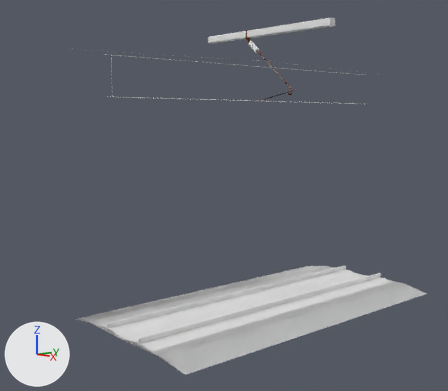
Before and after pictures for a commit that changed the Blender file Models/DKGantry/Common/PGA_DKGantry_Common5mZ.blend.
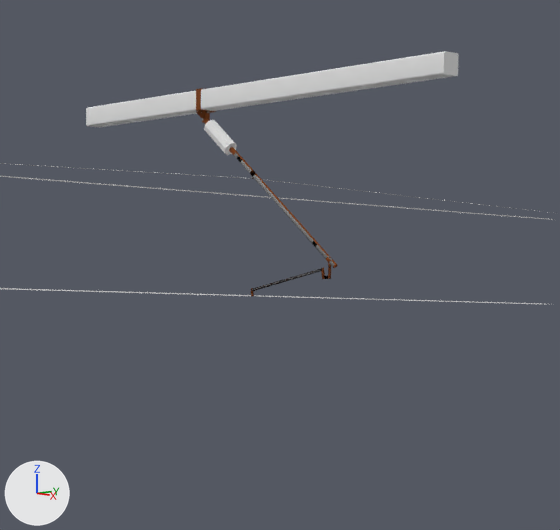
The first picture shows the older version from a camera (50 mm lens) standing at (13.24, -13.12, 5.64) and looking at (-0.72, -0.97, 3.4). The close-ups show both versions on the part from 40% to 83% of the width and 0% to 46% of the height of that picture; other places that the commit changed are outside them. The axes (+X, +Y, +Z) are drawn at lower left. The lights are the same throughout.

Names of what the first close-up shows: 'nr_db01~01', 'pga_dk_gantry_5m_ZR_cantilever.001', 'pga_dk_gantry_5m_ZR_cantilever_insulator.002', 'pga_dk_gantry_p1t6m_C_pole'.
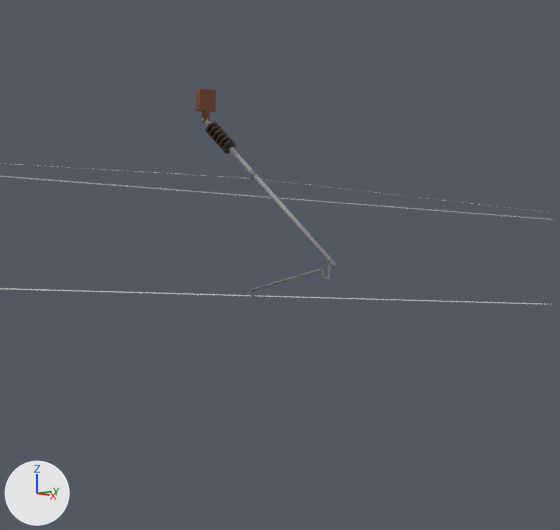
Where the newer file only moved an object's origin or applied its transform, the numbers keep the older frame.

What differs and where, as boxes (x1, y1, x2, y2) in the close-ups (560 x 530 px):
'pga_dk_gantry_p1t6m_C_pole', deleted: before (86, 51, 459, 127)
'pga_dk_gantry_5m_ZR_cantilever_insulator.002', deleted: before (204, 120, 237, 155)
'pga_dk_gantry_5m_ZR_cantilever.001', deleted: before (196, 111, 337, 268)

Diff of the bpy script that builds the scene:
```diff
--- a/Models/DKGantry/Common/PGA_DKGantry_Common5mZ.blend.py
+++ b/Models/DKGantry/Common/PGA_DKGantry_Common5mZ.blend.py
@@ ob_pga_dk_gantry_5m_zr_cantilever_001 @@
-ob_pga_dk_gantry_5m_zr_cantilever_001 = bpy.data.objects.new('pga_dk_gantry_5m_ZR_cantilever.001', me_pga_dk_gantry_5m_zr_cantilever_001)
-ob_pga_dk_gantry_5m_zr_cantilever_001.location = (0.16, 0.0, 7.28)
-ob_pga_dk_gantry_5m_zr_cantilever_001.rotation_euler = (0.0, 2.272, 0.0)  # degrees (0, 130, 0)
@@ ob_pga_dk_gantry_5m_zr_cantilever_insulator_002 @@
-ob_pga_dk_gantry_5m_zr_cantilever_insulator_002 = bpy.data.objects.new('pga_dk_gantry_5m_ZR_cantilever_insulator.002', me_pga_dk_gantry_5m_zr_cantilever_insulator_002)
-ob_pga_dk_gantry_5m_zr_cantilever_insulator_002.location = (-0.47, -0.01, 7.81)
-ob_pga_dk_gantry_5m_zr_cantilever_insulator_002.rotation_euler = (0.0, 2.272, 0.0)  # degrees (0, 130, 0)
-ob_pga_dk_gantry_5m_zr_cantilever_insulator_002.scale = (0.395, 0.395, 0.909)
@@ ob_pga_dk_gantry_p1t6m_c_pole @@
-ob_pga_dk_gantry_p1t6m_c_pole = bpy.data.objects.new('pga_dk_gantry_p1t6m_C_pole', me_pga_dk_gantry_p1t6m_c_pole)
-ob_pga_dk_gantry_p1t6m_c_pole.location = (0.0, 0.0, 8.2)
-ob_pga_dk_gantry_p1t6m_c_pole.scale = (0.465, 1.0, 1.0)
```
